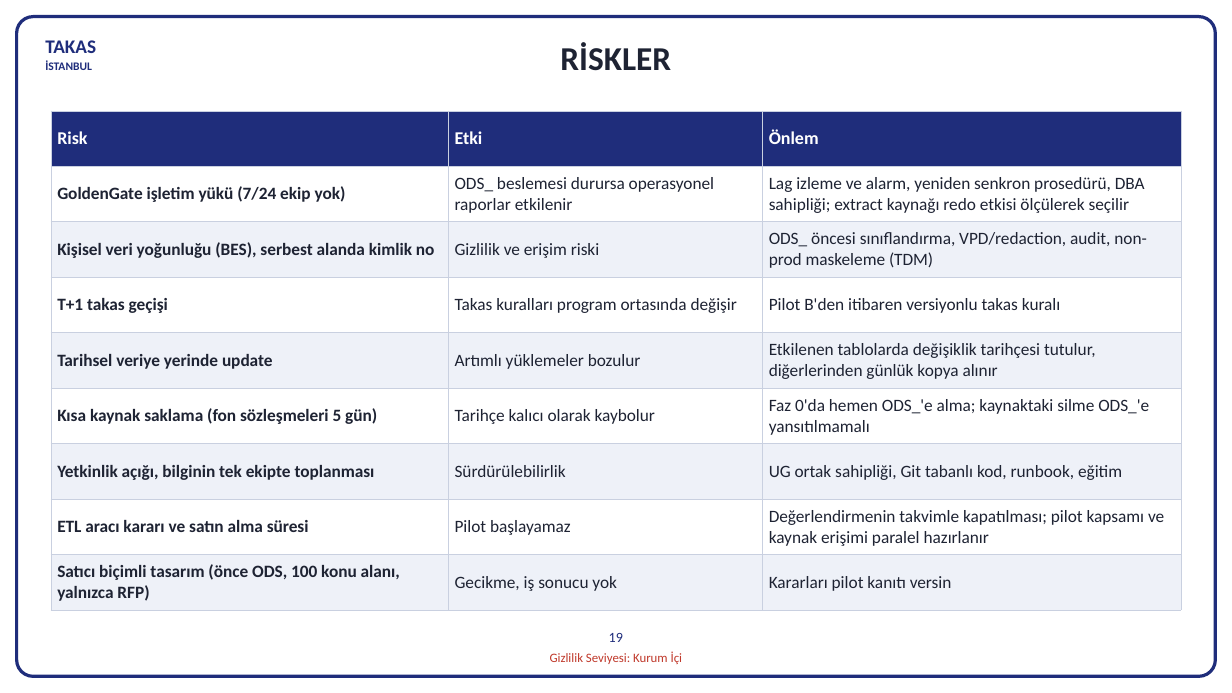
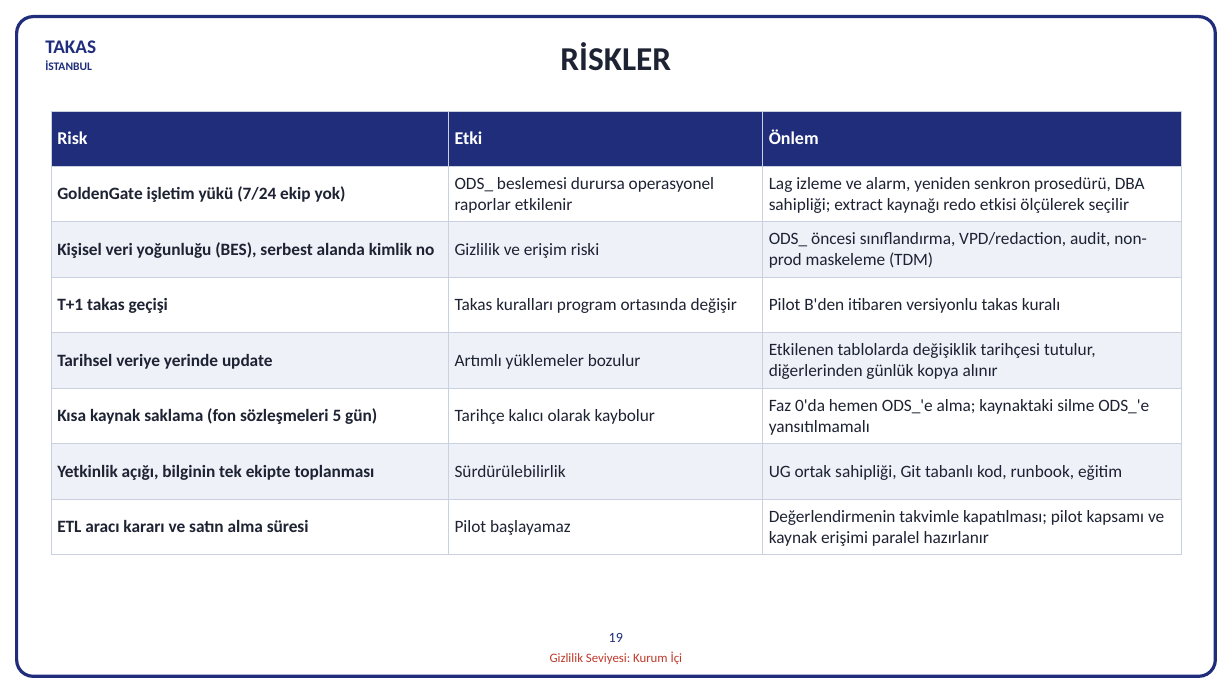
Before and after one commit to hanifidemirel0/Cursor-Projects, a slide deck: slide 23 of outputs/dwh-sunum-kasim-2026/5 - DWHSunum_Kasim2026.pptx. Drawn at 1232x693 pixels with LibreOffice and Linux fonts; fonts in the diff are those of the drawing. Boxes give left, top, right and bottom in pixels: in the first picture for what was removed or moved away, otherwise in the second. Text is boxed around its words. In the diff, an @@ line names an element or a change of style, - is before the commit and + after.

```diff
--- a/outputs/dwh-sunum-kasim-2026/5 - DWHSunum_Kasim2026.pptx
+++ b/outputs/dwh-sunum-kasim-2026/5 - DWHSunum_Kasim2026.pptx
@@ table at box(51, 111, 1181, 555) @@
-row 9: Satıcı biçimli tasarım (önce ODS, 100 konu alanı, yalnızca RFP) | Gecikme, iş sonucu yok | Kararları pilot kanıtı versin
```
Also in this commit, not shown: 2 other files.
